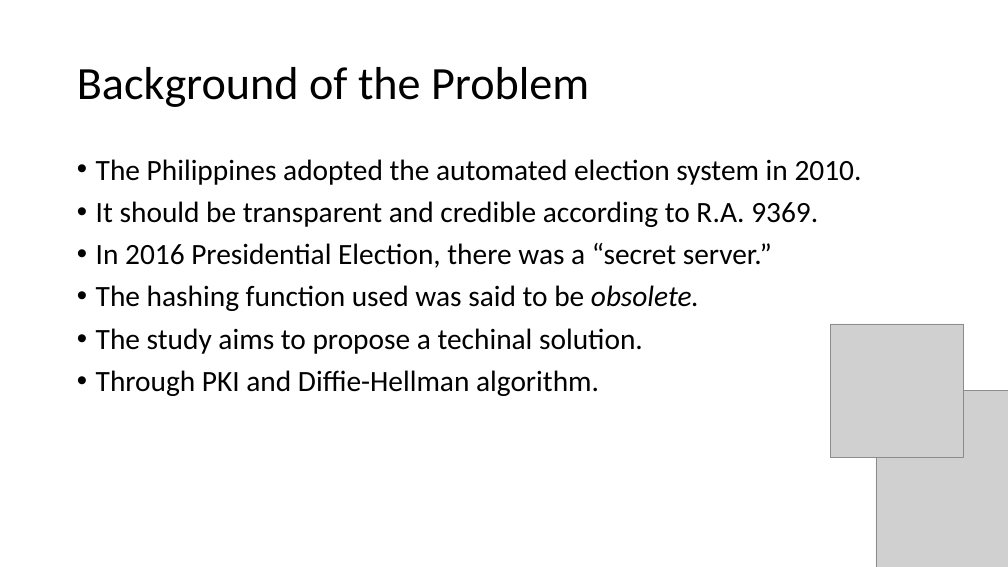
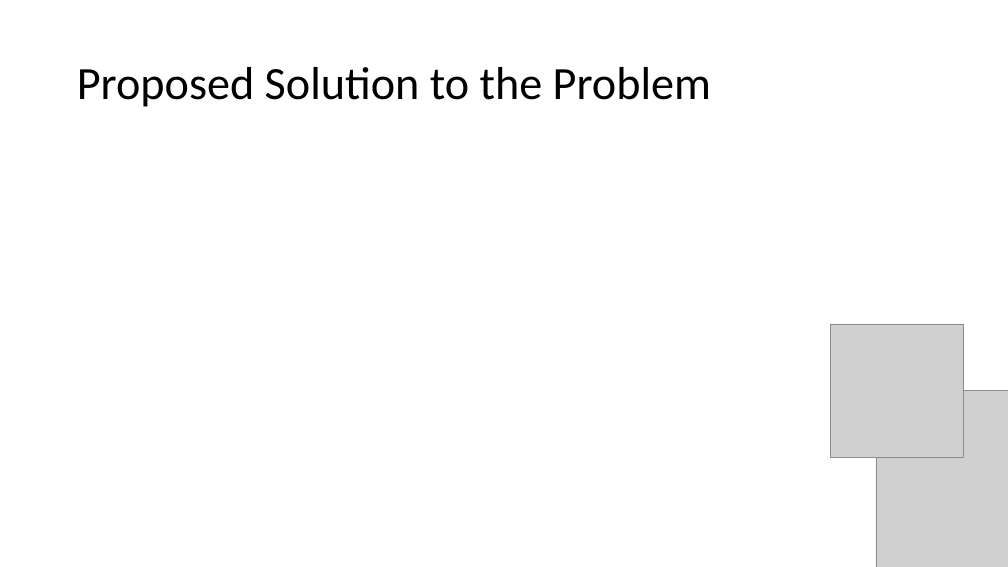
Before and after one commit to seans888/Project---Automate-Election, a slide deck: slide 11 of Documentation/Research Paper/CSPROJ Presentation.pptx (slide 3 before the commit). Drawn at 1008x567 pixels with LibreOffice and Linux fonts; fonts in the diff are those of the drawing; grey boxes stand for pictures. Boxes give left, top, right and bottom in pixels: in the first picture for what was removed or moved away, otherwise in the second. Text is boxed around its words. In the diff, an @@ line names an element or a change of style, - is before the commit and + after.

```diff
--- a/Documentation/Research Paper/CSPROJ Presentation.pptx
+++ b/Documentation/Research Paper/CSPROJ Presentation.pptx
@@ title at (77, 67, 711, 107): text changed @@
-Background of the Problem
+Proposed Solution to the Problem
@@ text removed at (96, 159, 862, 396) @@
-• The Philippines adopted the automated election system in 2010.
-• It should be transparent and credible according to R.A. 9369.
-• In 2016 Presidential Election, there was a “secret server.”
-• The hashing function used was said to be obsolete.
-• The study aims to propose a techinal solution.
-• Through PKI and Diffie-Hellman algorithm.
```
Also in this commit, not shown: 1 other slide changed, 8 slides added, 2 other files.
